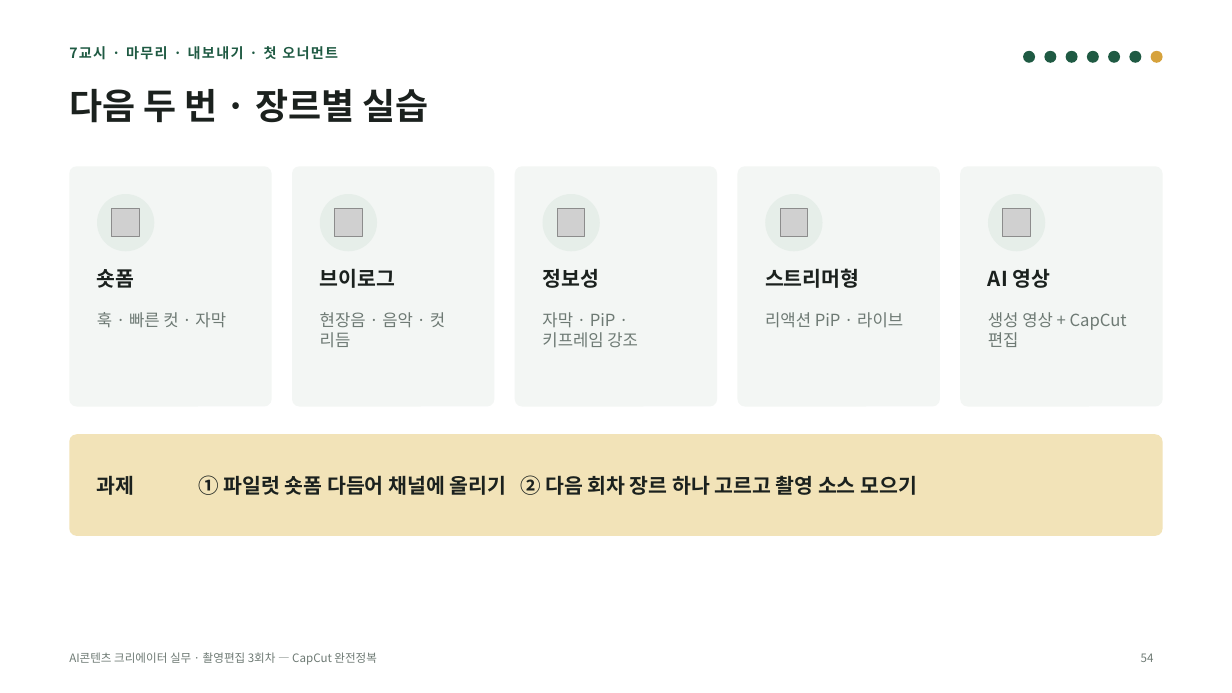
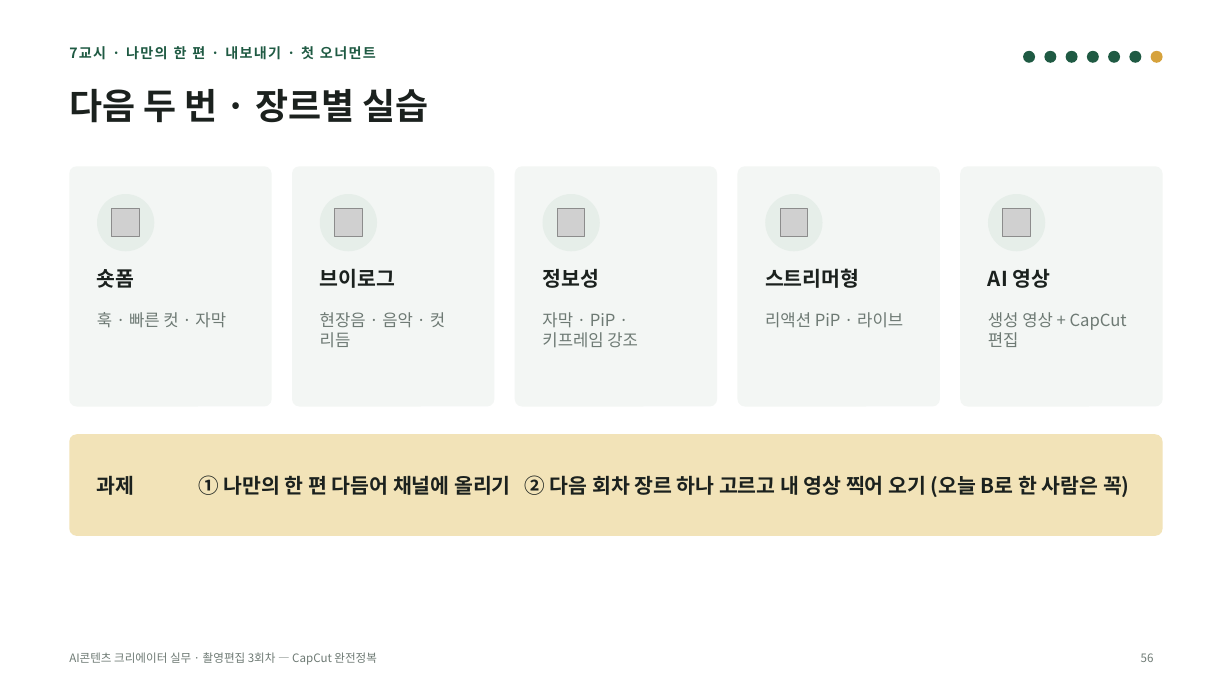
Before and after one commit to yujida/MARUBIT, a slide deck: slide 56 of lectures/03/3회차_CapCut완전정복_슬라이드.pptx (slide 54 before the commit). Drawn at 1232x693 pixels with LibreOffice and Linux fonts; fonts in the diff are those of the drawing; grey boxes stand for pictures. Boxes give left, top, right and bottom in pixels: in the first picture for what was removed or moved away, otherwise in the second. Text is boxed around its words. In the diff, an @@ line names an element or a change of style, - is before the commit and + after.

```diff
--- a/lectures/03/3회차_CapCut완전정복_슬라이드.pptx
+++ b/lectures/03/3회차_CapCut완전정복_슬라이드.pptx
@@ text at [69,46,376,60]: text changed @@
-7교시 · 마무리 · 내보내기 · 첫 오너먼트
+7교시 · 나만의 한 편 · 내보내기 · 첫 오너먼트
@@ text at [199,475,1130,497]: text changed @@
-① 파일럿 숏폼 다듬어 채널에 올리기 ② 다음 회차 장르 하나 고르고 촬영 소스 모으기
+① 나만의 한 편 다듬어 채널에 올리기 ② 다음 회차 장르 하나 고르고 내 영상 찍어 오기 (오늘 B로 한 사람은 꼭)
@@ page number at [1141,653,1154,662]: text changed @@
-54
+56
```
Also in this commit, not shown: 22 other slides changed, 2 slides added, 4 other files.
